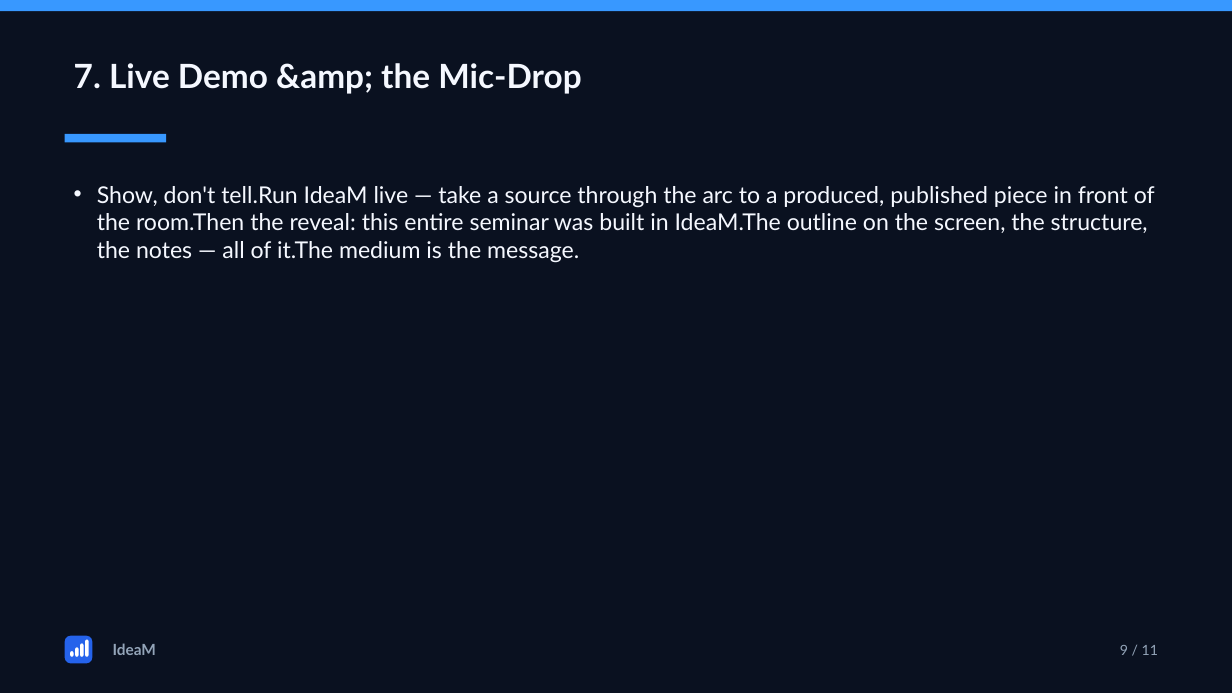
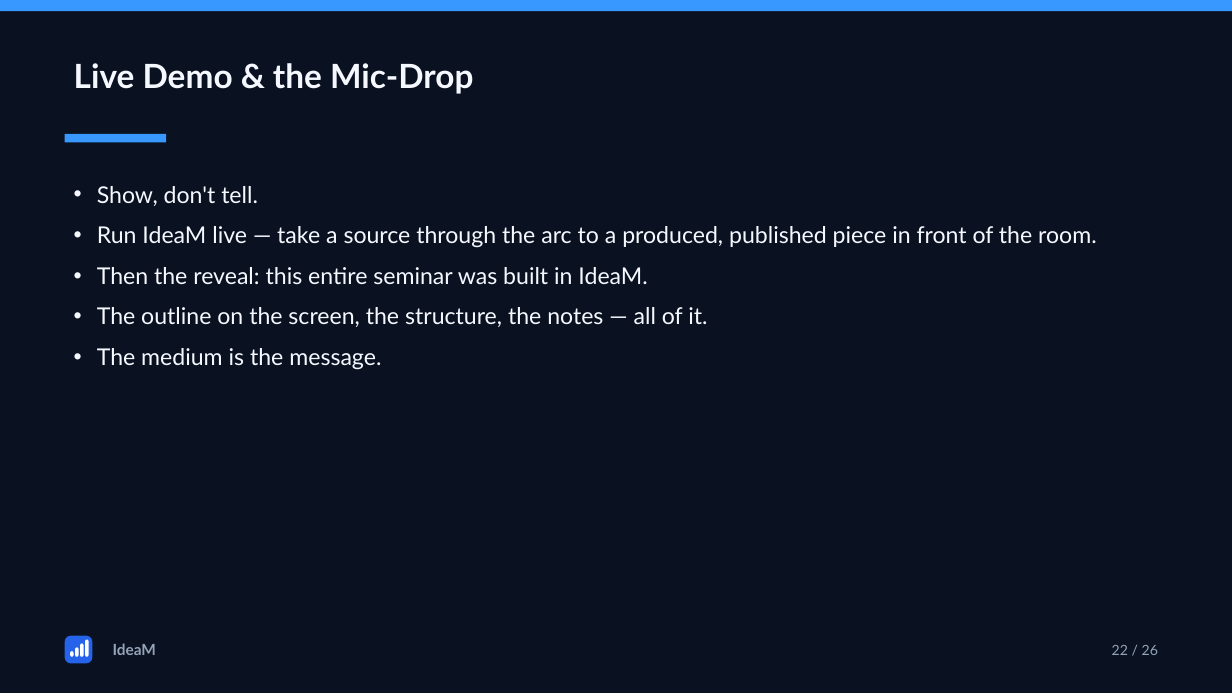
Before and after one commit to hjachter/IdiamPro, a slide deck: slide 22 of public/ideam-seminar.pptx (slide 9 before the commit). Drawn at 1232x693 pixels with LibreOffice and Linux fonts; fonts in the diff are those of the drawing. Boxes give left, top, right and bottom in pixels: in the first picture for what was removed or moved away, otherwise in the second. Text is boxed around its words. In the diff, an @@ line names an element or a change of style, - is before the commit and + after.

```diff
--- a/public/ideam-seminar.pptx
+++ b/public/ideam-seminar.pptx
@@ text at (74, 63, 473, 94): text changed @@
-7. Live Demo &amp; the Mic-Drop
+Live Demo & the Mic-Drop
@@ text at (97, 186, 1097, 370): text changed @@
-• Show, don't tell.Run IdeaM live — take a source through the arc to a produced, published piece in front of the room.Then the reveal: this entire seminar was built in IdeaM.The outline on the screen, the structure, the notes — all of it.The medium is the message.
+• Show, don't tell.
+• Run IdeaM live — take a source through the arc to a produced, published piece in front of the room.
+• Then the reveal: this entire seminar was built in IdeaM.
+• The outline on the screen, the structure, the notes — all of it.
+• The medium is the message.
@@ text at (1112, 645, 1158, 655): text changed @@
-9 / 11
+22 / 26
```
Also in this commit, not shown: 8 other slides changed, 15 slides added, 3 other files.
